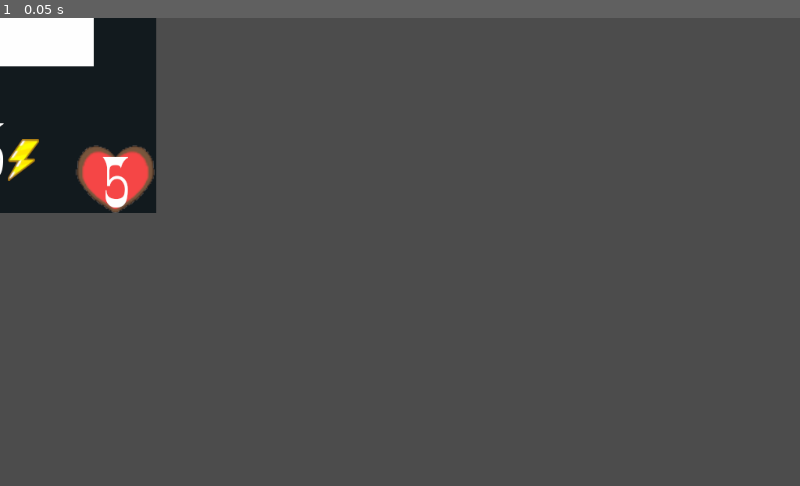
Above: before the commit, frame 1.
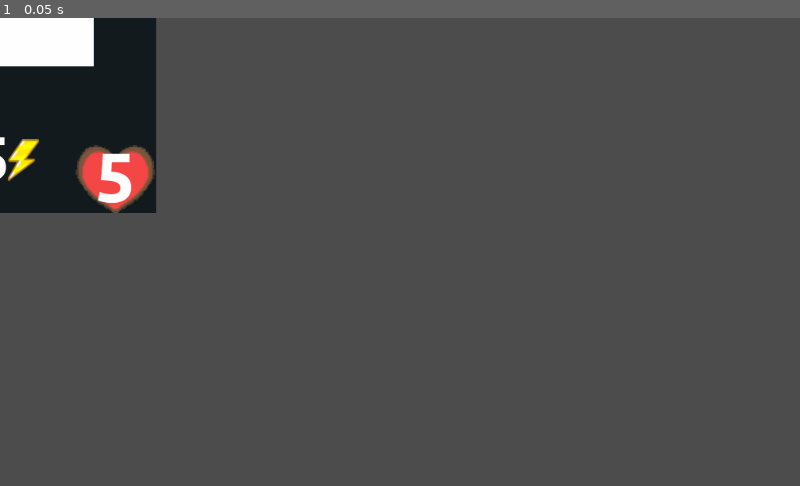
Above: after the commit, the same moment.

Repository: tpgame-spbstu/Tabletop-roguelike
Game: Godot game, scene res://Modification/card_2d.tscn
Two runs of this game, one before a commit and one after it. Both use one fixed random seed, a clock stepped at 60 frames per second and the inputs below. This scene is started directly instead of the project's main scene.
Inputs:
- Up to frame 1 (0.05 s): no input

The runs differ from the first frame. In frame 1, 0.3% of the frame differs, in the area x 0-17%, y 22-41%.

Commit message:
Перешел на новый шрифт в card_visuals_2d #94

Diff:
--- a/Card/card_visuals_2d.tscn
+++ b/Card/card_visuals_2d.tscn
@@ -2,13 +2,15 @@
 
 [ext_resource path="res://Symbols/Textures/energy.tres" type="Texture" id=1]
 [ext_resource path="res://Card/card_visuals_2d.gd" type="Script" id=2]
-[ext_resource path="res://fonts/Wanted.otf" type="DynamicFontData" id=3]
+[ext_resource path="res://fonts/Ubuntu-B.ttf" type="DynamicFontData" id=3]
 [ext_resource path="res://Symbols/Textures/attack.tres" type="Texture" id=4]
 [ext_resource path="res://Symbols/Textures/health.tres" type="Texture" id=5]
 
 [sub_resource type="DynamicFont" id=11]
-size = 69
+size = 50
 outline_color = Color( 0.984314, 0.984314, 0.984314, 1 )
+use_mipmaps = true
+use_filter = true
 font_data = ExtResource( 3 )
 
 [sub_resource type="Theme" id=2]
@@ -20,7 +22,7 @@
 material = SubResource( 13 )
 
 [sub_resource type="DynamicFont" id=17]
-size = 100
+size = 80
 font_data = ExtResource( 3 )
 
 [sub_resource type="Theme" id=16]
@@ -37,9 +39,6 @@
 margin_right = 400.0
 margin_bottom = 501.0
 script = ExtResource( 2 )
-__meta__ = {
-"_edit_use_anchors_": false
-}
 
 [node name="ReferenceRect2" type="ReferenceRect" parent="."]
 anchor_right = 1.0
@@ -50,16 +49,13 @@
 }
 
 [node name="Card_name" type="Label" parent="."]
-margin_left = 2.0
-margin_top = -8.0
-margin_right = 391.0
-margin_bottom = 100.0
+margin_left = 1.0
+margin_top = -1.0
+margin_right = 401.0
+margin_bottom = 108.0
 theme = SubResource( 2 )
 text = "card_name"
 align = 1
-__meta__ = {
-"_edit_use_anchors_": false
-}
 
 [node name="Image" type="MeshInstance2D" parent="."]
 position = Vector2( 206, 210 )
@@ -71,9 +67,6 @@
 margin_top = 428.0
 margin_right = 172.0
 margin_bottom = 428.0
-__meta__ = {
-"_edit_use_anchors_": false
-}
 
 [node name="Sprite" type="Sprite" parent="Cost"]
 position = Vector2( 58, 4.00001 )
@@ -81,10 +74,10 @@
 texture = ExtResource( 1 )
 
 [node name="count" type="Label" parent="Cost"]
-margin_left = -4.0
-margin_top = -66.0
-margin_right = 37.0
-margin_bottom = 52.0
+margin_left = -5.0
+margin_top = -45.0
+margin_right = 40.0
+margin_bottom = 46.0
 theme = SubResource( 16 )
 text = "5"
 __meta__ = {
@@ -108,9 +101,10 @@
 texture = ExtResource( 5 )
 
 [node name="count" type="Label" parent="Health"]
-margin_top = -26.0
-margin_right = 37.0
-margin_bottom = 80.0
+margin_left = -9.0
+margin_top = -32.0
+margin_right = 42.0
+margin_bottom = 74.0
 theme = SubResource( 14 )
 custom_colors/font_color = Color( 1, 1, 1, 1 )
 text = "5"
@@ -134,13 +128,10 @@
 centered = false
 
 [node name="count" type="Label" parent="Attack"]
-margin_left = 25.0
-margin_top = -34.0
-margin_right = 62.0
-margin_bottom = 72.0
+margin_left = 19.0
+margin_top = -37.0
+margin_right = 70.0
+margin_bottom = 69.0
 theme = SubResource( 14 )
 custom_colors/font_color = Color( 1, 1, 1, 1 )
 text = "5"
-__meta__ = {
-"_edit_use_anchors_": false
-}
Binary file added: fonts/Ubuntu-B.ttf
